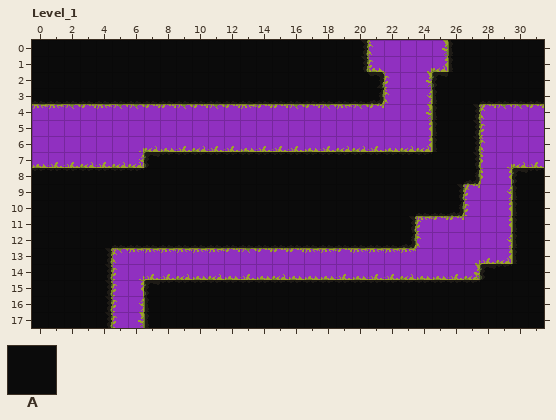
LDtk project -- assets/test_world.ldtk. The picture above was drawn from the file before the commit.
Cells are 16x16 px. Shown: Level_1 x 0..31, y 0..17. The commit also changed other parts of the map, which this record leaves out.
Key: from "Wall": A 1 "Wall".
_ is an empty cell.
Layers that did not change in this view are not listed.
Layer "Wall" before, first column x 0:
 0 AAAAAAAAAAAAAAAAAAAAA_____AAAAAA
 1 AAAAAAAAAAAAAAAAAAAAA_____AAAAAA
 2 AAAAAAAAAAAAAAAAAAAAAA___AAAAAAA
 3 AAAAAAAAAAAAAAAAAAAAAA___AAAAAAA
 4 _________________________AAA____
 5 _________________________AAA____
 6 _________________________AAA____
 7 _______AAAAAAAAAAAAAAAAAAAAA____
 8 AAAAAAAAAAAAAAAAAAAAAAAAAAAA__AA
 9 AAAAAAAAAAAAAAAAAAAAAAAAAAA___AA
10 AAAAAAAAAAAAAAAAAAAAAAAAAAA___AA
11 AAAAAAAAAAAAAAAAAAAAAAAA______AA
12 AAAAAAAAAAAAAAAAAAAAAAAA______AA
13 AAAAA_________________________AA
14 AAAAA_______________________AAAA
15 AAAAA__AAAAAAAAAAAAAAAAAAAAAAAAA
16 AAAAA__AAAAAAAAAAAAAAAAAAAAAAAAA
17 AAAAA__AAAAAAAAAAAAAAAAAAAAAAAAA
Once edited:
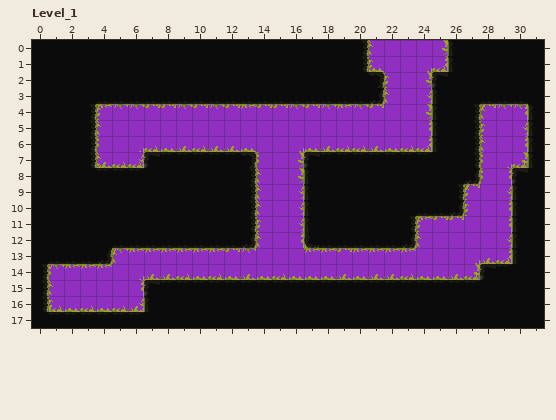
What changed:
Layer "Wall":
There is now tile A in rows 4 to 7 at x 0 to 3 and 31; in row 17 at x 5 to 6.
Tile A is gone in rows 7 to 12 at x 14 to 16; in rows 14 to 16 at x 1 to 4.
